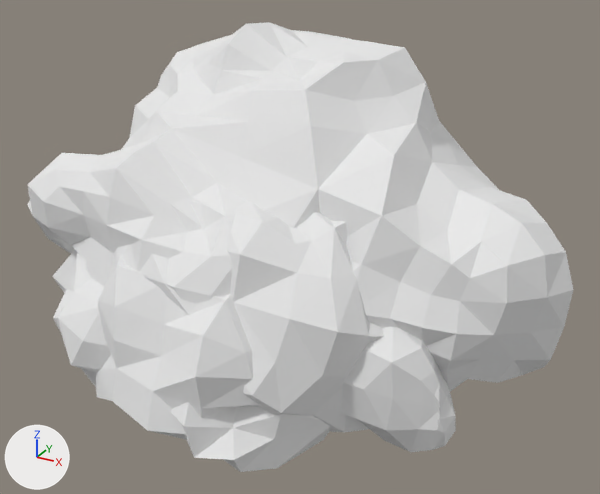
Two versions of the OBJ model projects/Dam Defense - final/res/models/Rock5.obj, one commit apart.
Camera for both pictures: a 50 mm camera at (4.36, -7.51, 4.28) aimed at (0.14, 0.16, 0.45). The lights are fixed; the arrows at lower left show +X, +Y and +Z. Where no turn or scale is listed for an object, it has been applied to the vertices.

In view in the first picture: 'Rock_1_Cube.004', 'Rock_2_Cube.007', 'Rock_3_Cube.008', 'Rock_4_Cube.009', 'Rock_5_Cube.010'.
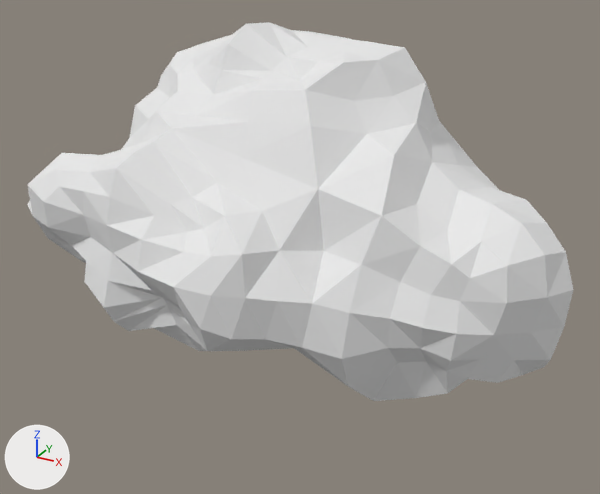
Boxes [x1, y1, x2, y2] around the edits, measured in the pictures (600 x 494 px):
```json
{"object": "Rock_4_Cube.009", "change": "deleted", "before": [52, 199, 384, 432]}
{"object": "Rock_3_Cube.008", "change": "deleted", "before": [82, 253, 262, 440]}
{"object": "Rock_1_Cube.004", "change": "deleted", "before": [340, 327, 456, 452]}
{"object": "Rock_2_Cube.007", "change": "deleted", "before": [171, 402, 330, 472]}
```

Edits to the scene script, one JSON object a line:
```json
{"op": "remove", "block": "ob_rock_1_cube_004", "code": ["ob_rock_1_cube_004 = bpy.data.objects.new('Rock_1_Cube.004', me_rock_1_cube_004)", "ob_rock_1_cube_004.location = (0.0, 0.0, 0.0)"]}
{"op": "remove", "block": "ob_rock_2_cube_007", "code": ["ob_rock_2_cube_007 = bpy.data.objects.new('Rock_2_Cube.007', me_rock_2_cube_007)", "ob_rock_2_cube_007.location = (0.0, 0.0, 0.0)"]}
{"op": "remove", "block": "ob_rock_3_cube_008", "code": ["ob_rock_3_cube_008 = bpy.data.objects.new('Rock_3_Cube.008', me_rock_3_cube_008)", "ob_rock_3_cube_008.location = (0.0, 0.0, 0.0)"]}
{"op": "remove", "block": "ob_rock_4_cube_009", "code": ["ob_rock_4_cube_009 = bpy.data.objects.new('Rock_4_Cube.009', me_rock_4_cube_009)", "ob_rock_4_cube_009.location = (0.0, 0.0, 0.0)"]}
```
